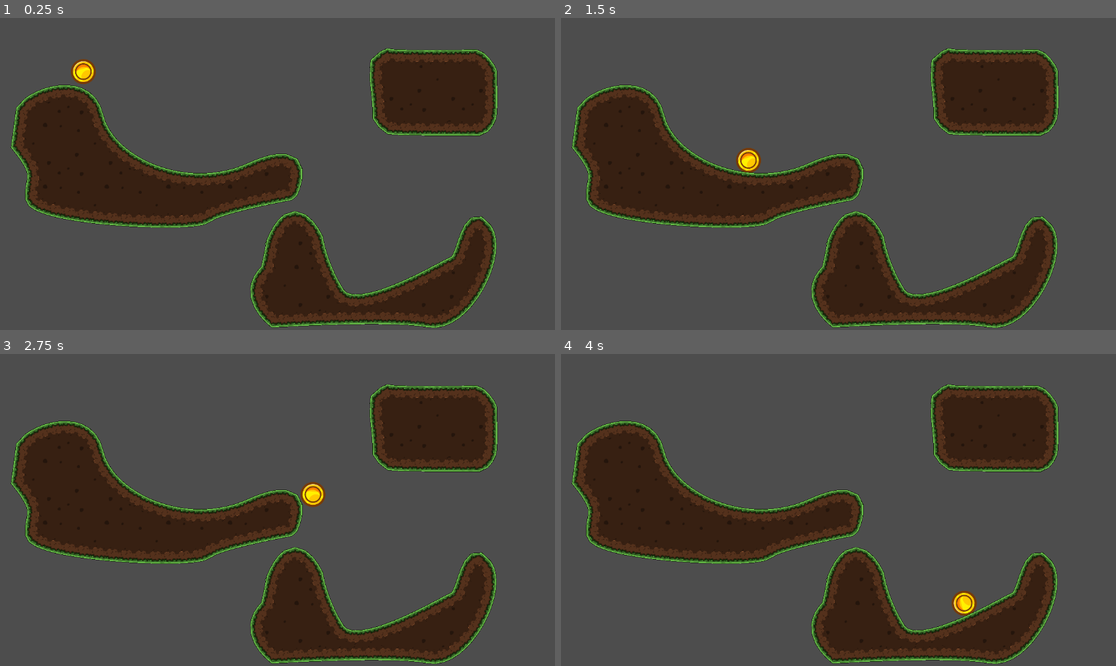
Above: before the commit, frames 1-4 (two rows, left to right).
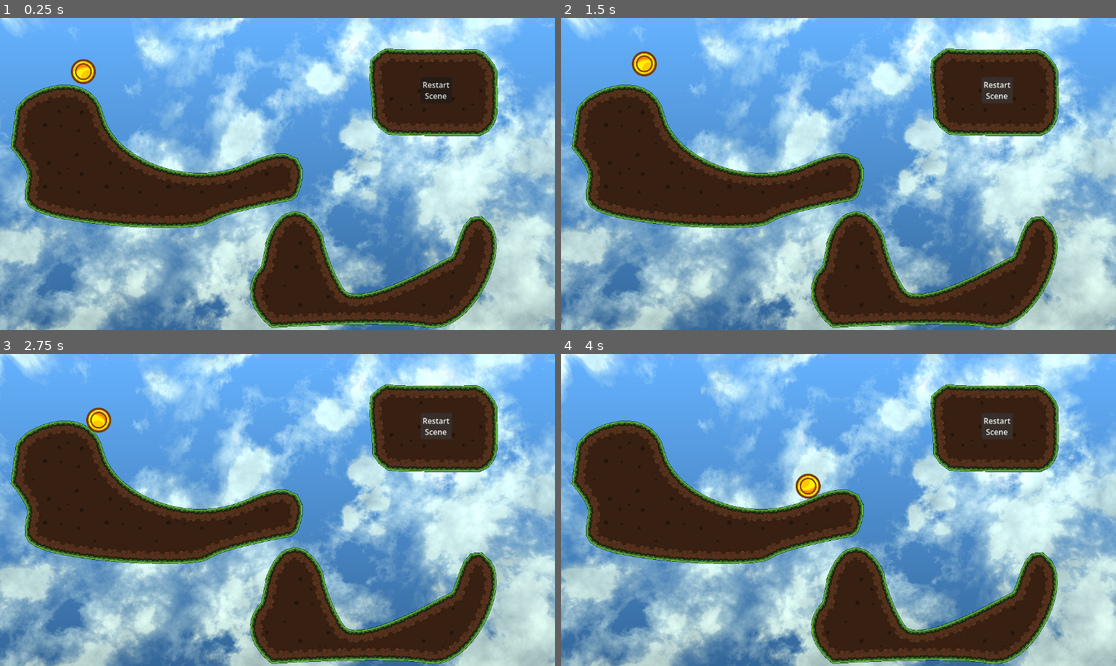
Above: after the commit, the same moments.

Repository: dragonforge-dev/dragonforge-curved-terrain-2d
Game: Godot game, scene res://example/example.tscn
The game is run twice, just before and just after one commit, with the same random seed, the same clock (stepped at 60 frames per second) and the same inputs.
Inputs (mouse positions are in pixels of both pictures, inside the frame that each line leads up to):
- Up to frame 1 (0.25 s): no input
- Up to frame 2 (1.5 s): click (999, 89) at 0.5 s, where only the run after the commit has a clickable "Restart Scene"; click (999, 89) at 1.25 s, where only the run after the commit has a clickable "Restart Scene"
- Up to frame 3 (2.75 s): click (438, 425) at 2 s, where only the run after the commit has a clickable "Restart Scene"
- Up to frame 4 (4 s): no input

The runs differ from the first frame. In frame 1, 72% of the frame differs, in the area x 0-100%, y 0-100%; in frame 2, 72%; in frame 3, 72%; in frame 4, 72%.

Commit message:
Version 1.2: Udating to Godot 4.6.2. Updated example and added screenshots to documentation.

Diff:
--- /dev/null
+++ b/assets/shaders/cloudy_sky.gdshader
@@ -0,0 +1,117 @@
+// cloudy skies shader
+// inspired from shadertoy shader made by Drift (https://www.shadertoy.com/view/4tdSWr)
+
+shader_type canvas_item;
+
+uniform float cloudscale = 1.1;
+uniform float speed = 0.01;
+uniform float clouddark = 0.5;
+uniform float cloudlight = 0.3;
+uniform float cloudcover = 0.2;
+uniform float cloudalpha = 8.0;
+uniform float skytint = 0.5;
+uniform vec3 skycolour1 = vec3(0.2, 0.4, 0.6);
+uniform vec3 skycolour2 = vec3(0.4, 0.7, 1.0);
+uniform mat2 m = mat2(vec2(1.6,1.2),vec2(-1.2,1.6)); // changement
+
+// functions
+
+vec2 hash( vec2 p ) {
+                p = vec2(dot(p,vec2(127.1,311.7)), dot(p,vec2(269.5,183.3)));
+                return -1.0 + 2.0*fract(sin(p)*43758.5453123);
+}
+
+float noise( in vec2 p ) {
+    float K1 = 0.366025404; // (sqrt(3)-1)/2;
+    float K2 = 0.211324865; // (3-sqrt(3))/6;
+                vec2 i = floor(p + (p.x+p.y)*K1);
+    vec2 a = p - i + (i.x+i.y)*K2;
+    vec2 o = (a.x>a.y) ? vec2(1.0,0.0) : vec2(0.0,1.0); //vec2 of = 0.5 + 0.5*vec2(sign(a.x-a.y), sign(a.y-a.x));
+    vec2 b = a - o + K2;
+                vec2 c = a - 1.0 + 2.0*K2;
+    vec3 h = max(0.5-vec3(dot(a,a), dot(b,b), dot(c,c) ), 0.0 );
+                vec3 n = h*h*h*h*vec3( dot(a,hash(i+0.0)), dot(b,hash(i+o)), dot(c,hash(i+1.0)));
+    return dot(n, vec3(70.0));
+}
+
+float fbm(vec2 n) {
+                float total = 0.0, amplitude = 0.1;
+                for (int i = 0; i < 7; i++) {
+                               total += noise(n) * amplitude;
+                               n = m * n;
+                               amplitude *= 0.4;
+                }
+                return total;
+}
+
+// fragment shader
+
+void fragment() {
+vec2 res = 1.0 / SCREEN_PIXEL_SIZE;
+vec2 p = FRAGCOORD.xy / res.xy; // changement
+                vec2 uv = p*vec2(res.x/res.y,1.0);    // changement
+    float time = TIME * speed ;
+    float q = fbm(uv * cloudscale * 0.5);
+
+    //ridged noise shape
+                float r = 0.0;
+                uv *= cloudscale;
+    uv += q - time;
+    float weight = 0.8;
+    for (int i=0; i<8; i++){
+                               r += abs(weight*noise( uv ));
+        uv = m*uv + time;
+                               weight *= 0.7;
+    }
+
+    //noise shape
+                float f = 0.0;
+    uv = p*vec2(res.x/res.y,1.0); // changement
+                uv *= cloudscale;
+    uv += q - time;
+    weight = 0.7;
+    for (int i=0; i<8; i++){
+                               f += weight*noise( uv );
+        uv = m*uv + time;
+                               weight *= 0.6;
+    }
+
+    f *= r + f;
+
+    //noise colour
+    float c = 0.0;
+    time = TIME * speed * 2.0;
+    uv = p*vec2(res.x/res.y,1.0); // changement
+                uv *= cloudscale*2.0;
+    uv += q - time;
+    weight = 0.4;
+    for (int i=0; i<7; i++){
+                               c += weight*noise( uv );
+        uv = m*uv + time;
+                               weight *= 0.6;
+    }
+
+    //noise ridge colour
+    float c1 = 0.0;
+    time = TIME * speed * 3.0;
+    uv = p*vec2(res.x/res.y,1.0);
+                uv *= cloudscale*3.0;
+    uv += q - time;
+    weight = 0.4;
+    for (int i=0; i<7; i++){
+                               c1 += abs(weight*noise( uv ));
+        uv = m*uv + time;
+                               weight *= 0.6;
+    }
+
+    c += c1;
+
+    vec3 skycolour = mix(skycolour2, skycolour1, p.y);
+    vec3 cloudcolour = vec3(1.1, 1.1, 0.9) * clamp((clouddark + cloudlight*c), 0.0, 1.0);
+
+    f = cloudcover + cloudalpha*f*r;
+
+    vec3 result = mix(skycolour, clamp(skytint * skycolour + cloudcolour, 0.0, 1.0), clamp(f + c, 0.0, 1.0));
+
+    COLOR.rgb = vec3(result);
+}
--- a/example/example.tscn
+++ b/example/example.tscn
@@ -1,9 +1,24 @@
 [gd_scene format=3 uid="uid://bhwwkdugm7sn4"]
 
+[ext_resource type="Shader" uid="uid://bm3njo1c3xdkm" path="res://assets/shaders/cloudy_sky.gdshader" id="1_scst5"]
 [ext_resource type="Texture2D" uid="uid://by215txy8wa2s" path="res://example/coin.png" id="1_wcwec"]
 [ext_resource type="Script" uid="uid://kojtdyvay83u" path="res://addons/dragonforge_curved_terrain_2d/curved_terrain_2d.gd" id="2_ei00m"]
 [ext_resource type="Texture2D" uid="uid://csiqyphla8bac" path="res://example/fill.png" id="3_wcwec"]
 [ext_resource type="Texture2D" uid="uid://ohf8nkvg1cfp" path="res://example/edge.png" id="4_ei00m"]
+[ext_resource type="Script" uid="uid://bcdedrlm2e4qm" path="res://example/restart_button.gd" id="6_wmyp6"]
+
+[sub_resource type="ShaderMaterial" id="ShaderMaterial_wmyp6"]
+shader = ExtResource("1_scst5")
+shader_parameter/cloudscale = 1.1
+shader_parameter/speed = 0.01
+shader_parameter/clouddark = 0.5
+shader_parameter/cloudlight = 0.3
+shader_parameter/cloudcover = 0.2
+shader_parameter/cloudalpha = 8.0
+shader_parameter/skytint = 0.5
+shader_parameter/skycolour1 = Vector3(0.2, 0.4, 0.6)
+shader_parameter/skycolour2 = Vector3(0.4, 0.7, 1)
+shader_parameter/m = Transform2D(1.6, -1.2, 1.2, 1.6, 0, 0)
 
 [sub_resource type="CircleShape2D" id="CircleShape2D_d8bvm"]
 radius = 40.0
@@ -30,6 +45,11 @@
 point_count = 9
 
 [node name="Example" type="Node2D" unique_id=805579612]
+
+[node name="Background" type="Sprite2D" parent="." unique_id=1893594098]
+material = SubResource("ShaderMaterial_wmyp6")
+scale = Vector2(9, 5.1)
+texture = ExtResource("4_ei00m")
 
 [node name="Camera2D" type="Camera2D" parent="." unique_id=394116654]
 
@@ -71,3 +91,13 @@
 fill_texture = ExtResource("3_wcwec")
 edge_texture = ExtResource("4_ei00m")
 metadata/_custom_type_script = "uid://kojtdyvay83u"
+
+[node name="Button" type="Button" parent="." unique_id=1654573747]
+offset_left = 297.0
+offset_top = -201.0
+offset_right = 362.0
+offset_bottom = -147.0
+size_flags_horizontal = 8
+text = "Restart
+Scene"
+script = ExtResource("6_wmyp6")
--- /dev/null
+++ b/example/restart_button.gd
@@ -0,0 +1,9 @@
+extends Button
+
+
+func _ready() -> void:
+	pressed.connect(_on_button_pressed)
+
+
+func _on_button_pressed() -> void:
+	get_tree().reload_current_scene()
--- a/project.godot
+++ b/project.godot
@@ -14,9 +14,9 @@
 
 [application]
 
-config/name="Dragonforge Curved Terrain 2D v1.1"
+config/name="Dragonforge Curved Terrain 2D v1.2"
 config/description="Plugin that adds a CurvedTerrain2D node that can be used to create curved 2D terrains."
-config/version="1.1"
+config/version="1.2"
 run/main_scene="uid://bhwwkdugm7sn4"
 config/features=PackedStringArray("4.6", "Forward Plus")
 config/icon="uid://b15ar0hnhr7bj"
Not shown, added: assets/shaders/cloudy_sky.gdshader.uid
Binary file added: assets/textures/docs/add_curved_terrain_2d.png
Not shown, added: assets/textures/docs/add_curved_terrain_2d.png.import
Binary file added: assets/textures/docs/curved_terrain_2d_inspector.png
Not shown, added: assets/textures/docs/curved_terrain_2d_inspector.png.import
Binary file added: assets/textures/docs/editing_curve.png
Not shown, added: assets/textures/docs/editing_curve.png.import
Binary file added: assets/textures/docs/test_scene.png
Not shown, added: assets/textures/docs/test_scene.png.import
Not shown, added: example/restart_button.gd.uid
Not shown, changed: .gitignore
Not shown, changed: README.md
